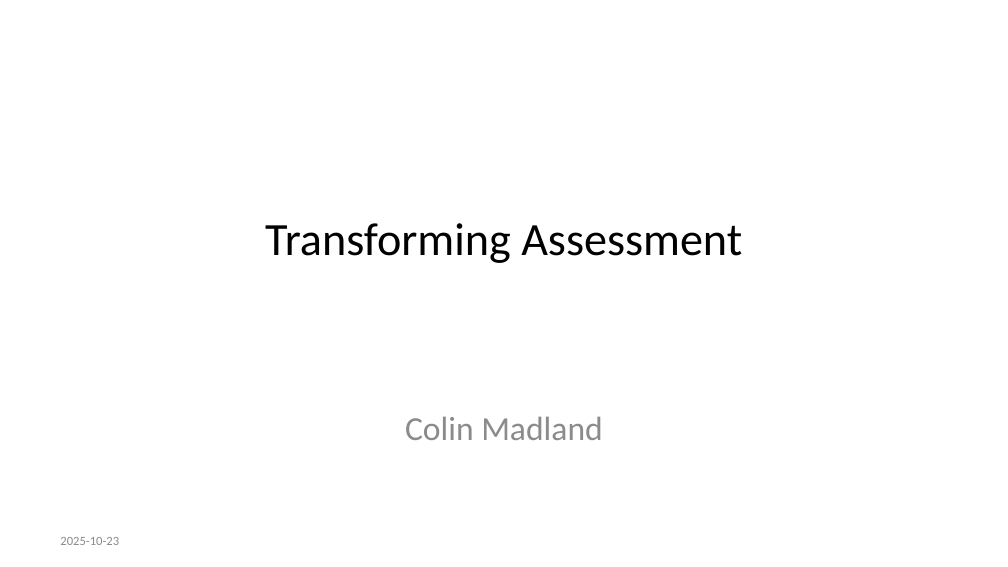
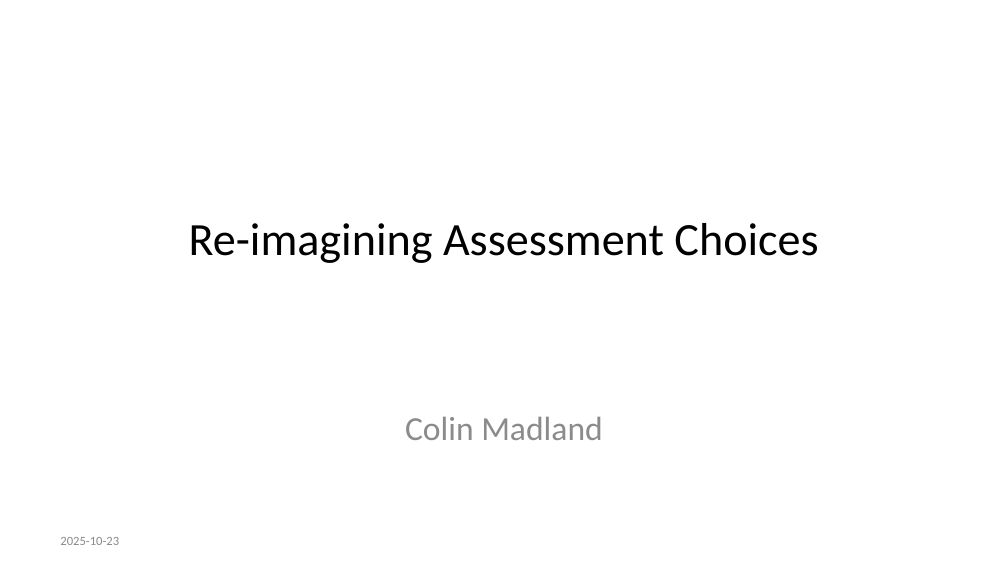
Before and after one commit to cmadland/slides, a slide deck: slide 1 of docs/posts/fpl-assessment/index.pptx. Drawn at 1008x567 pixels with LibreOffice and Linux fonts; fonts in the diff are those of the drawing. Boxes give left, top, right and bottom in pixels: in the first picture for what was removed or moved away, otherwise in the second. Text is boxed around its words. In the diff, an @@ line names an element or a change of style, - is before the commit and + after.

```diff
--- a/docs/posts/fpl-assessment/index.pptx
+++ b/docs/posts/fpl-assessment/index.pptx
@@ title at (x1=189, y1=223, x2=818, y2=263): text changed @@
-Transforming Assessment
+Re-imagining Assessment Choices
```
Also in this commit, not shown: 3 other slides changed, 15 slides added, 1 slide removed, 15 other files.
